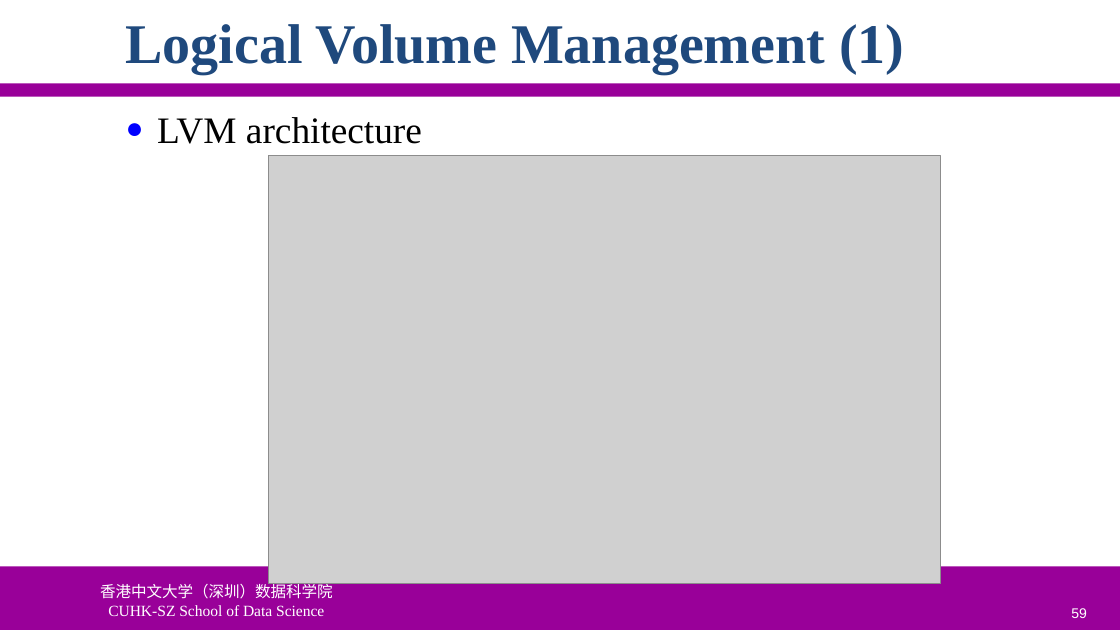
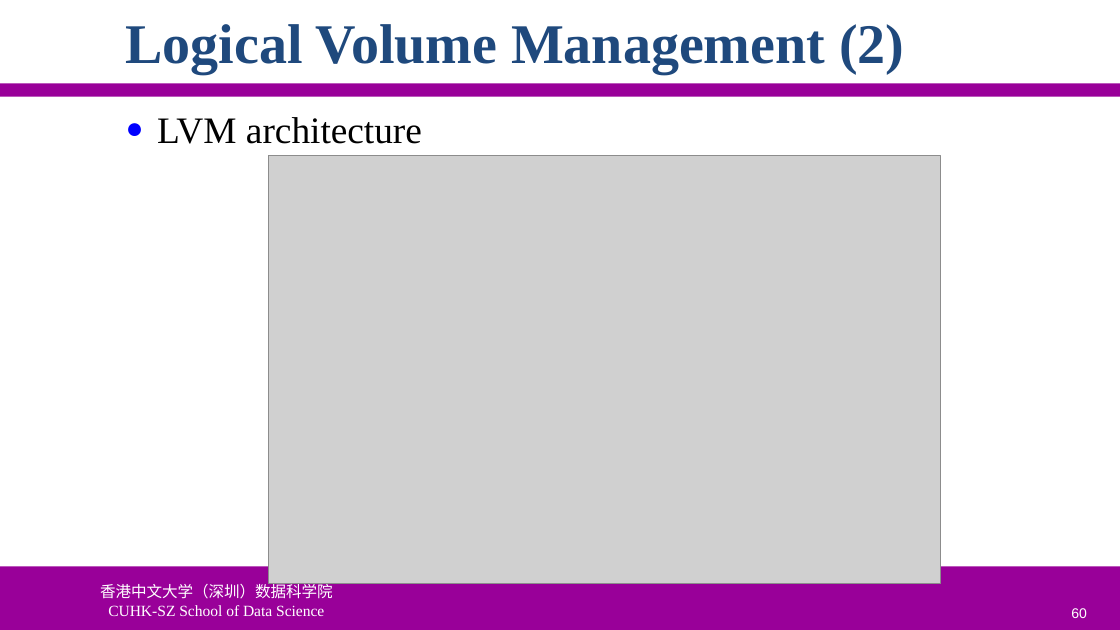
Before and after one commit to ychung1103/ychung1103.github.io, a slide deck: slide 60 of Slides/CSC6103/VT-05 Storage Virtualization.pptx (slide 59 before the commit). Drawn at 1120x630 pixels with LibreOffice and Linux fonts; fonts in the diff are those of the drawing; grey boxes stand for pictures; background and template pictures are left out. Boxes give left, top, right and bottom in pixels: in the first picture for what was removed or moved away, otherwise in the second. Text is boxed around its words. In the diff, an @@ line names an element or a change of style, - is before the commit and + after.

```diff
--- a/Slides/CSC6103/VT-05 Storage Virtualization.pptx
+++ b/Slides/CSC6103/VT-05 Storage Virtualization.pptx
@@ title at (x1=126, y1=24, x2=904, y2=74): text changed @@
-Logical Volume Management (1)
+Logical Volume Management (2)
@@ page number at (x1=1071, y1=608, x2=1087, y2=618): text changed @@
-59
+60
```
Also in this commit, not shown: 11 other slides changed, 1 slide added.
